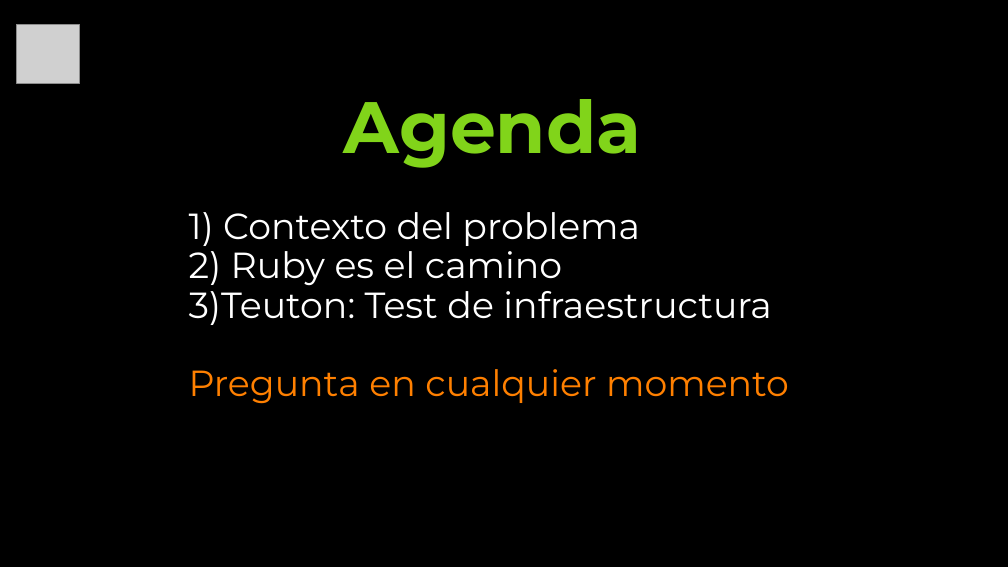
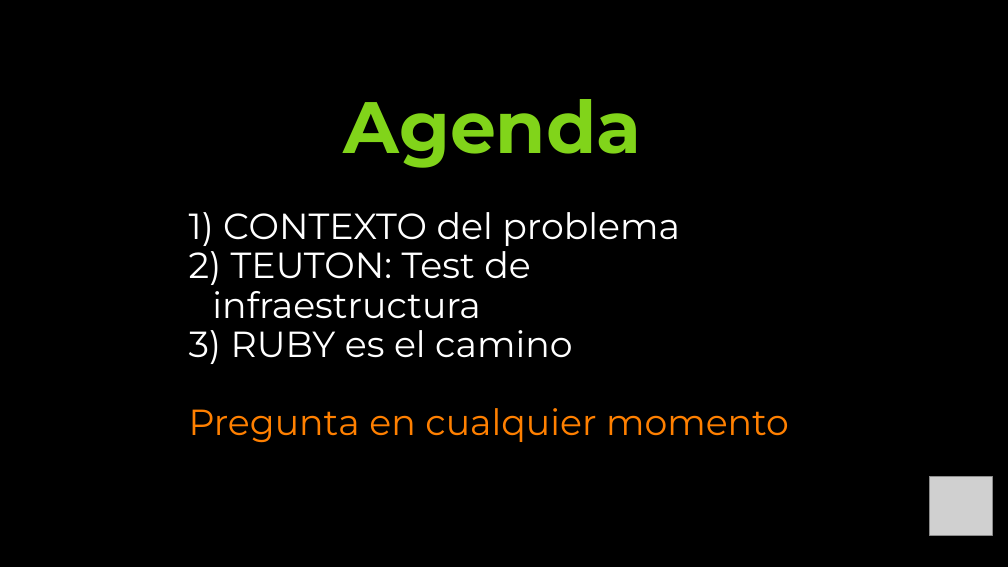
Before and after one commit to dvarrui/charlas, a slide deck: slide 4 of teuton/rubysur.2608/20260819-teuton-rubysur.odp. Drawn at 1008x567 pixels with LibreOffice and Linux fonts; fonts in the diff are those of the drawing; grey boxes stand for pictures. Boxes give left, top, right and bottom in pixels: in the first picture for what was removed or moved away, otherwise in the second. Text is boxed around its words. In the diff, an @@ line names an element or a change of style, - is before the commit and + after.

```diff
--- a/teuton/rubysur.2608/20260819-teuton-rubysur.odp
+++ b/teuton/rubysur.2608/20260819-teuton-rubysur.odp
@@ subtitle at (x1=212, y1=212, x2=680, y2=358): text changed @@
-1) Contexto del problema
-2) Ruby es el camino
-3) Teuton: Test de infraestructura
+1) CONTEXTO del problema
+2) TEUTON: Test de infraestructura
+3) RUBY es el camino
@@ picture moved from (x1=17, y1=24, x2=80, y2=84) to (x1=929, y1=476, x2=992, y2=535) @@
```
Also in this commit, not shown: 18 other slides changed, 3 slides added, 2 slides removed, 1 other file.
